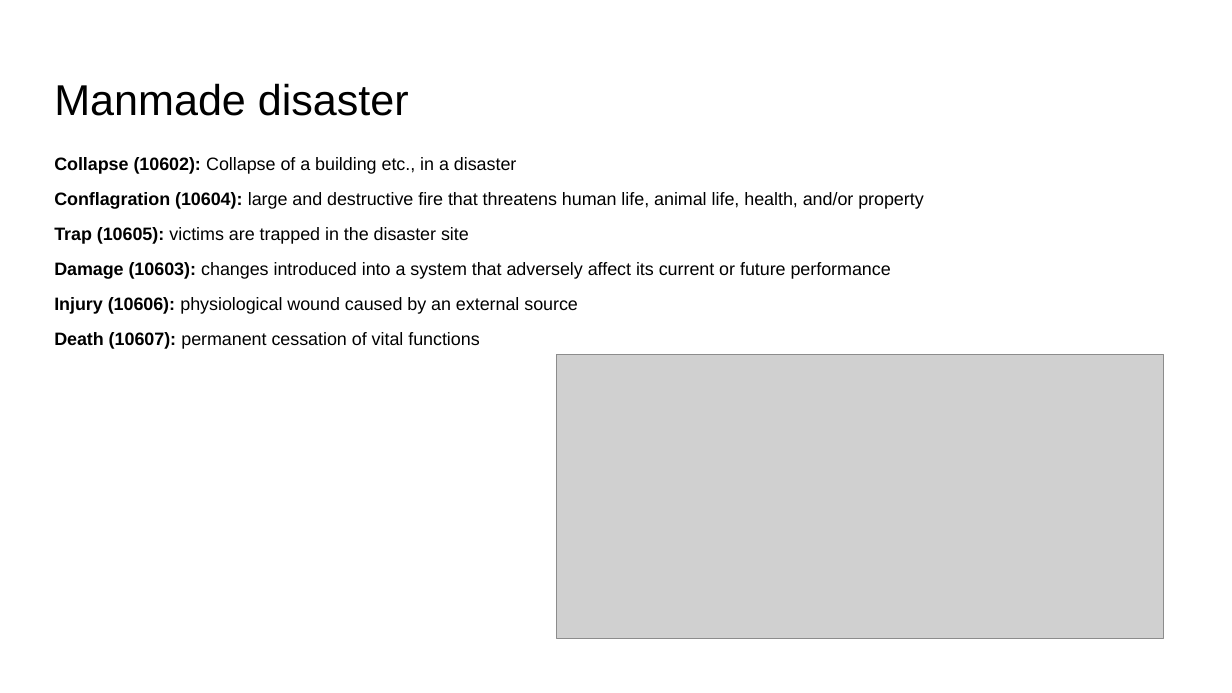
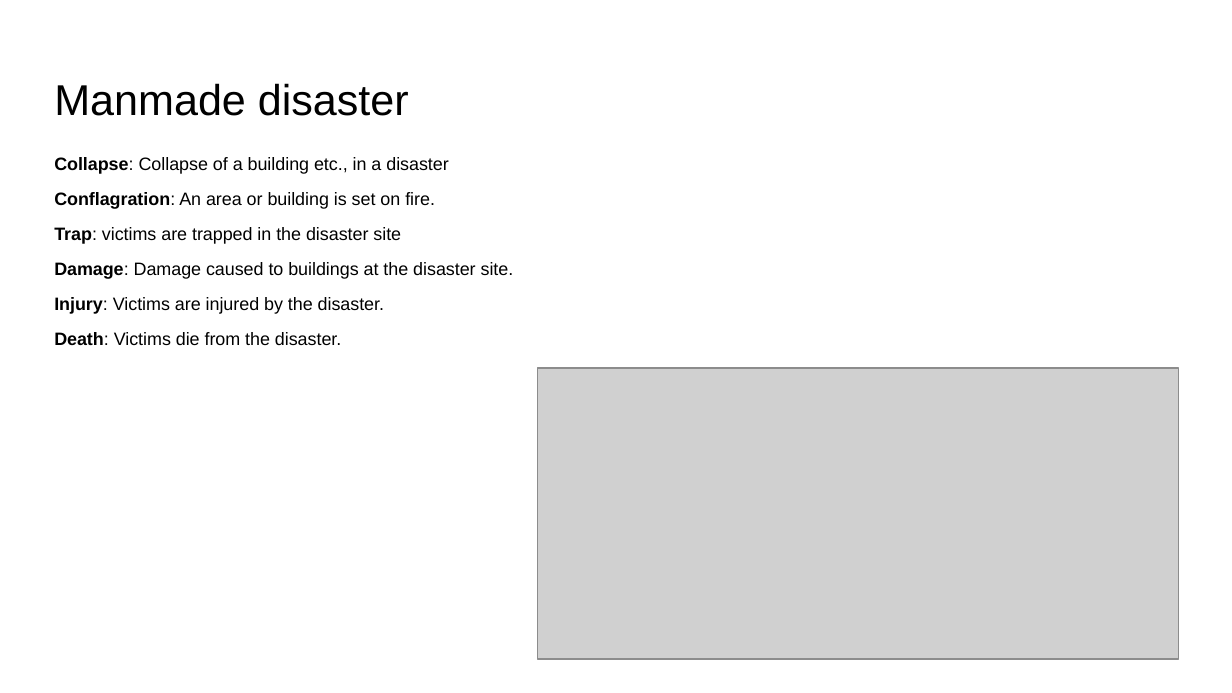
Before and after one commit to RESIN-KAIROS/schemalib, a slide deck: slide 4 of hrf/disaster_and_rescue.pptx. Drawn at 1232x693 pixels with LibreOffice and Linux fonts; fonts in the diff are those of the drawing; grey boxes stand for pictures. Boxes give left, top, right and bottom in pixels: in the first picture for what was removed or moved away, otherwise in the second. Text is boxed around its words. In the diff, an @@ line names an element or a change of style, - is before the commit and + after.

Commit message:
Update disaster and rescue slides

```diff
--- a/hrf/disaster_and_rescue.pptx
+++ b/hrf/disaster_and_rescue.pptx
@@ text at (x1=54, y1=157, x2=514, y2=345): text changed @@
-Collapse (10602): Collapse of a building etc., in a disaster
-Conflagration (10604): large and destructive fire that threatens human life, animal life, health, and/or property
-Trap (10605): victims are trapped in the disaster site
-Damage (10603): changes introduced into a system that adversely affect its current or future performance
-Injury (10606): physiological wound caused by an external source
-Death (10607): permanent cessation of vital functions
+Collapse: Collapse of a building etc., in a disaster
+Conflagration: An area or building is set on fire.
+Trap: victims are trapped in the disaster site
+Damage: Damage caused to buildings at the disaster site.
+Injury: Victims are injured by the disaster.
+Death: Victims die from the disaster.
@@ picture resized from (x1=557, y1=355, x2=1163, y2=639) to (x1=537, y1=368, x2=1178, y2=659) @@
```
Also in this commit, not shown: 5 other slides changed.
